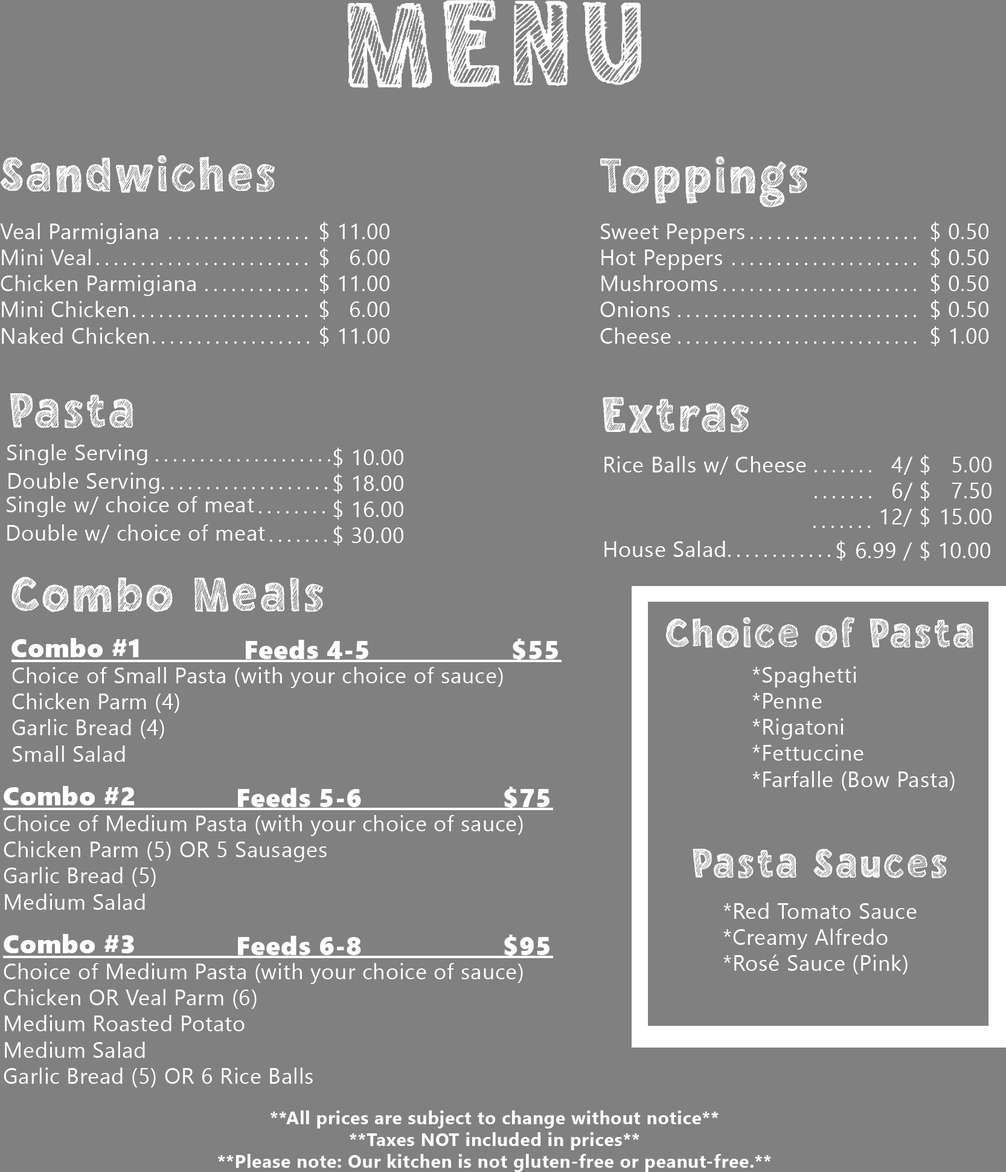
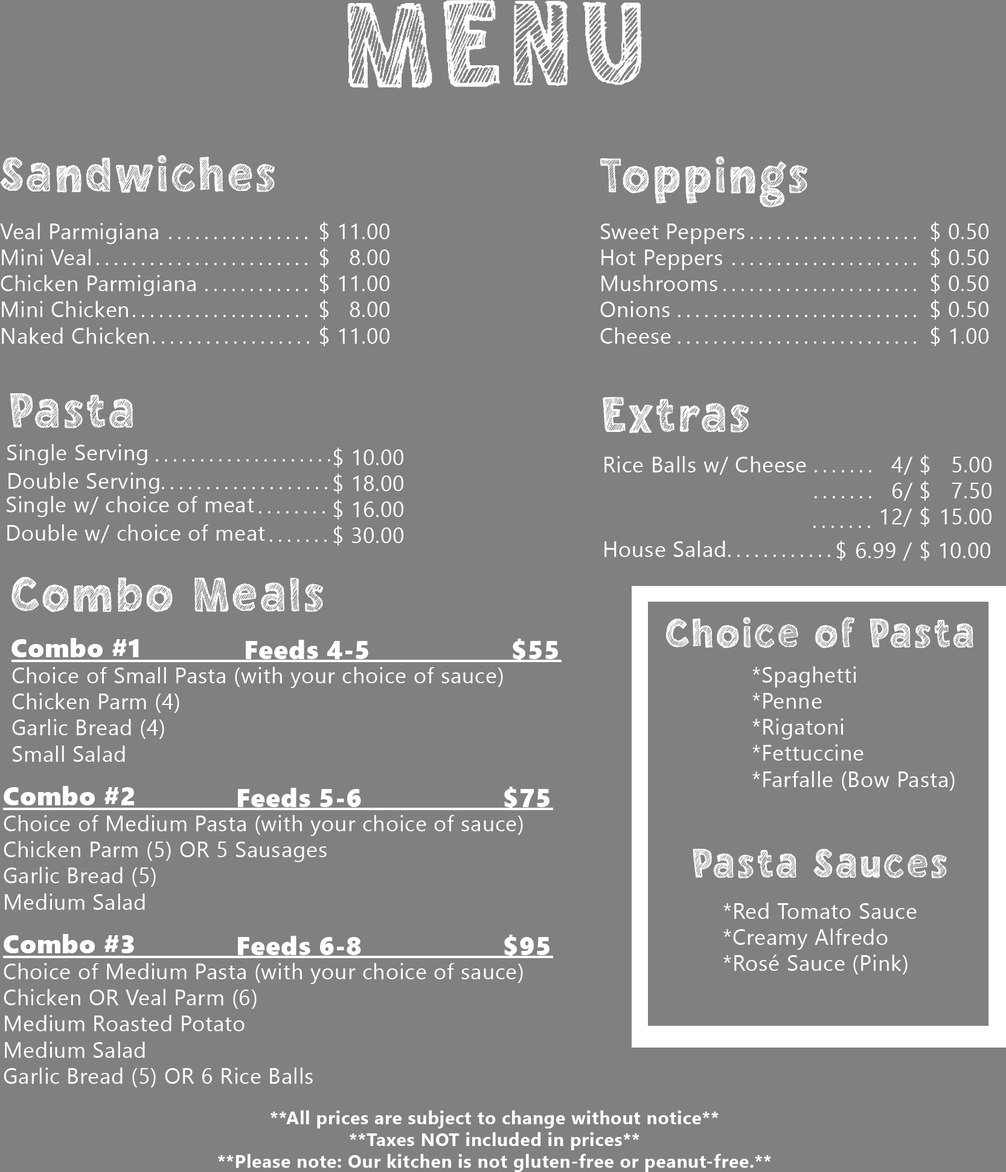
Two versions of the same layered image (1006x1172). Layer-by-layer changes:
painted on "$ 11.00 $ 6.00 $ 11.00 $ 6.00" (2nd of 2) over (349, 249, 361, 318)
